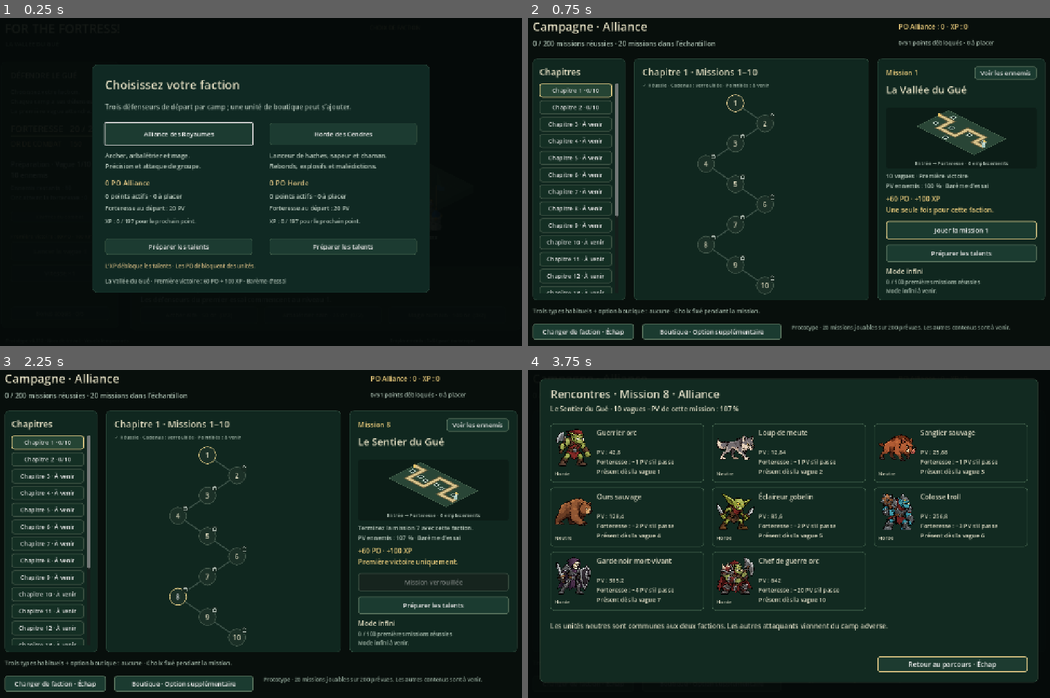
Above: before the commit, frames 1-4 (two rows, left to right).
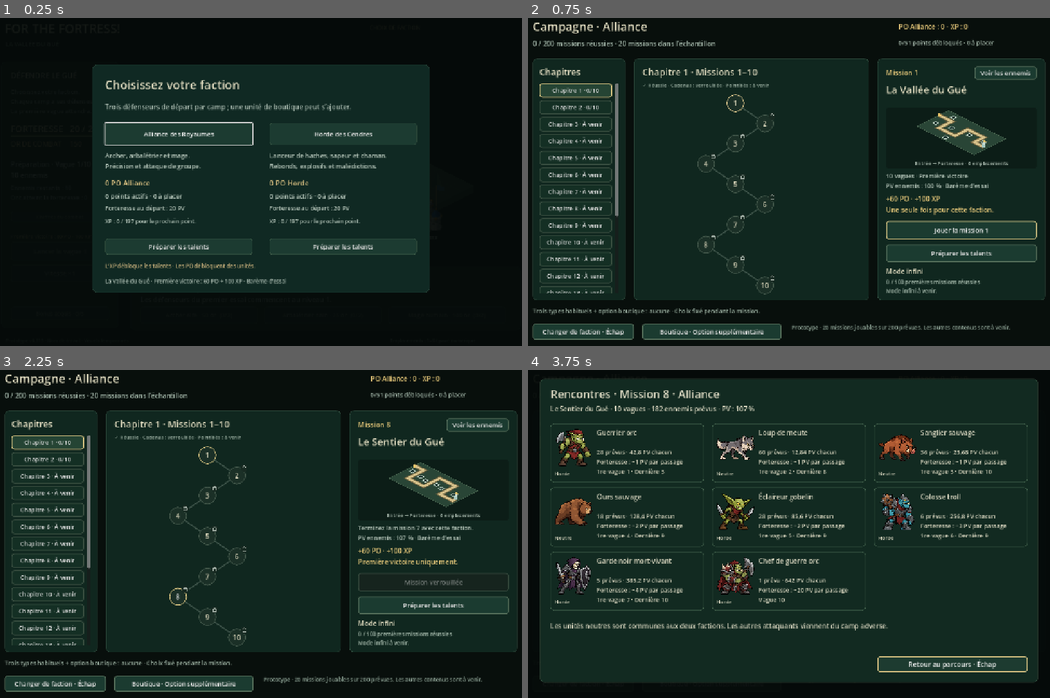
Above: after the commit, the same moments.

Repository: tomy1up/For-The-Fortress
Game: Godot game, scene res://scenes/main.tscn
The game is run twice, just before and just after one commit, with the same random seed, the same clock (stepped at 60 frames per second) and the same inputs.
Inputs:
- Up to frame 1 (0.25 s): no input
- Up to frame 2 (0.75 s): click "Alliance des Royaumes" at 0.5 s
- Up to frame 3 (2.25 s): click "Horde des Cendres" at 1.25 s; click "Préparer les talents" at 2 s
- Up to frame 4 (3.75 s): click "Préparer les talents" at 2.75 s; click "Voir les ennemis" at 3.5 s

The runs differ from the first frame. In frame 4, 2.7% of the frame differs, in the area x 13-92%, y 10-72%.

Commit message:
feat: show planned enemy counts in campaign briefings

Diff:
--- a/prototype/project.godot
+++ b/prototype/project.godot
@@ -3,7 +3,7 @@
 
 [application]
 config/name="For the Fortress! — La Vallée du Gué"
-config/version="0.112"
+config/version="0.113"
 run/main_scene="res://scenes/main.tscn"
 config/features=PackedStringArray("4.7", "GL Compatibility")
 
--- a/prototype/scripts/mission_scout.gd
+++ b/prototype/scripts/mission_scout.gd
@@ -21,9 +21,17 @@
 	var found: Dictionary={}
 	for wave in range(1,definition.waves+1):
 		for spawn in Model.Campaign.schedule(wave,definition.get("wave_set_id","ford")):
-			if found.has(spawn.type): continue
+			if found.has(spawn.type):
+				var existing: Dictionary = found[spawn.type]
+				existing.total += 1
+				existing.last_wave = wave
+				continue
 			var enemy: Dictionary=Model.make_enemy(0,spawn.type,0,camp,definition.hp_percent)
-			enemy.first_wave=wave;found[spawn.type]=true;result.append(enemy)
+			enemy.first_wave = wave
+			enemy.last_wave = wave
+			enemy.total = 1
+			found[spawn.type] = enemy
+			result.append(enemy)
 	return result
 
 func label_at(parent: Control,text: String,area: Rect2,size: int=16) -> Label:
@@ -60,7 +68,10 @@
 	mission_number=number;faction=camp;entries=data
 	var definition: Dictionary=Catalogue.definition(number)
 	heading.text="Rencontres · Mission %d · %s"%[number,"Alliance" if camp==0 else "Horde"]
-	subtitle.text="%s · %d vagues · PV de cette mission : %d %%"%[definition.title,definition.waves,definition.hp_percent]
+	var total := 0
+	for enemy in entries:
+		total += int(enemy.total)
+	subtitle.text="%s · %d vagues · %d ennemis prévus · PV : %d %%"%[definition.title,definition.waves,total,definition.hp_percent]
 	for index in range(cards.size()):
 		var card: Panel=cards[index];card.visible=index<entries.size()
 		if not card.visible: continue
@@ -69,7 +80,11 @@
 		card.get_node("Portrait").texture=atlas
 		card.get_node("Name").text=enemy.name
 		card.get_node("Origin").text=Model.Enemies.origin_label(enemy.origin)
-		card.get_node("Details").text="PV : %s\nForteresse : −%d PV s’il passe\nPrésent dès la vague %d"%[str(snappedf(enemy.max_hp,0.01)).trim_suffix(".0").replace(".",","),enemy.fortress_damage,enemy.first_wave]
+		var waves := "Vague %d" % enemy.first_wave
+		if enemy.last_wave != enemy.first_wave:
+			waves = "1re vague %d · Dernière %d" % [enemy.first_wave, enemy.last_wave]
+		card.get_node("Details").text="%d prévu%s · %s PV chacun\nForteresse : −%d PV par passage\n%s"%[
+			enemy.total, "s" if enemy.total > 1 else "", str(snappedf(enemy.max_hp,0.01)).trim_suffix(".0").replace(".",","), enemy.fortress_damage, waves]
 	note.text="Les unités neutres sont communes aux deux factions. Les autres attaquants viennent du camp adverse."
 	if definition.get("wave_set_id","")==Model.Banks.ID:
 		note.text="La tortue encaisse %d %% des dégâts de ses voisins proches, dans la limite de ses PV.\nElle ne protège ni les autres tortues ni les boss."%int(Model.Banks.SHARE*100)
--- a/prototype/tests/test_mission_scout.gd
+++ b/prototype/tests/test_mission_scout.gd
@@ -27,12 +27,17 @@
 			var definition: Dictionary=menu.Catalogue.definition(number)
 			for wave in range(1,11):
 				for group in Model.Campaign.waves_for(definition.get("wave_set_id","ford"))[wave-1]:
-					if group[0] in seen: continue
-					seen.append(group[0]);expected.append({"type":group[0],"first":wave})
+					if group[0] in seen:
+						var existing: Dictionary = expected[seen.find(group[0])]
+						existing.total += group[1]
+						existing.last = wave
+						continue
+					seen.append(group[0]);expected.append({"type":group[0],"first":wave,"last":wave,"total":group[1]})
 			check(scout.entries.size()==expected.size() and scout.cards.filter(func(card):return card.visible).size()==expected.size(),"Seulement les ennemis réellement présents sont montrés, une fois chacun")
 			for index in range(expected.size()):
 				var entry: Dictionary=scout.entries[index];var source: Dictionary=Model.enemy_definition(expected[index].type)
 				check(entry.type==expected[index].type and entry.first_wave==expected[index].first,"L’ordre et la première vague suivent la vraie séquence")
+				check(entry.total==expected[index].total and entry.last_wave==expected[index].last,"Les effectifs et la derniere vague suivent les groupes de combat")
 				check(is_equal_approx(entry.max_hp,source.hp*(99+number)/100.0) and entry.fortress_damage==source.fortress_damage,"PV de mission et danger de passage exacts")
 				check(entry.origin in ["neutral","horde" if camp==0 else "alliance"],"Les attaquants humains sont du camp adverse et la faune reste neutre")
 				var card: Panel=scout.cards[index]
Not shown, changed: prototype/distribution/LIRE_MOI.txt
Not shown, changed: prototype/export_presets.cfg
Not shown, added: design/essais/v0113_release_notes.md
Not shown, changed: prototype/Exporter_Windows.ps1
